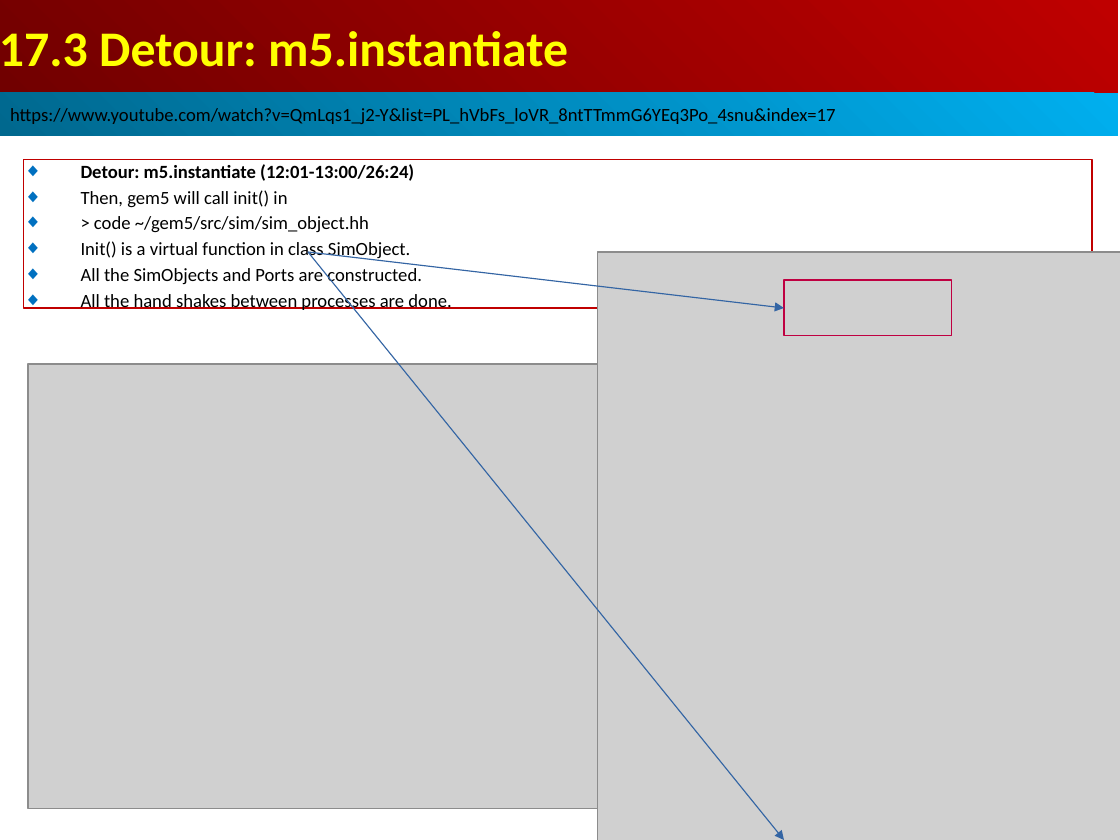
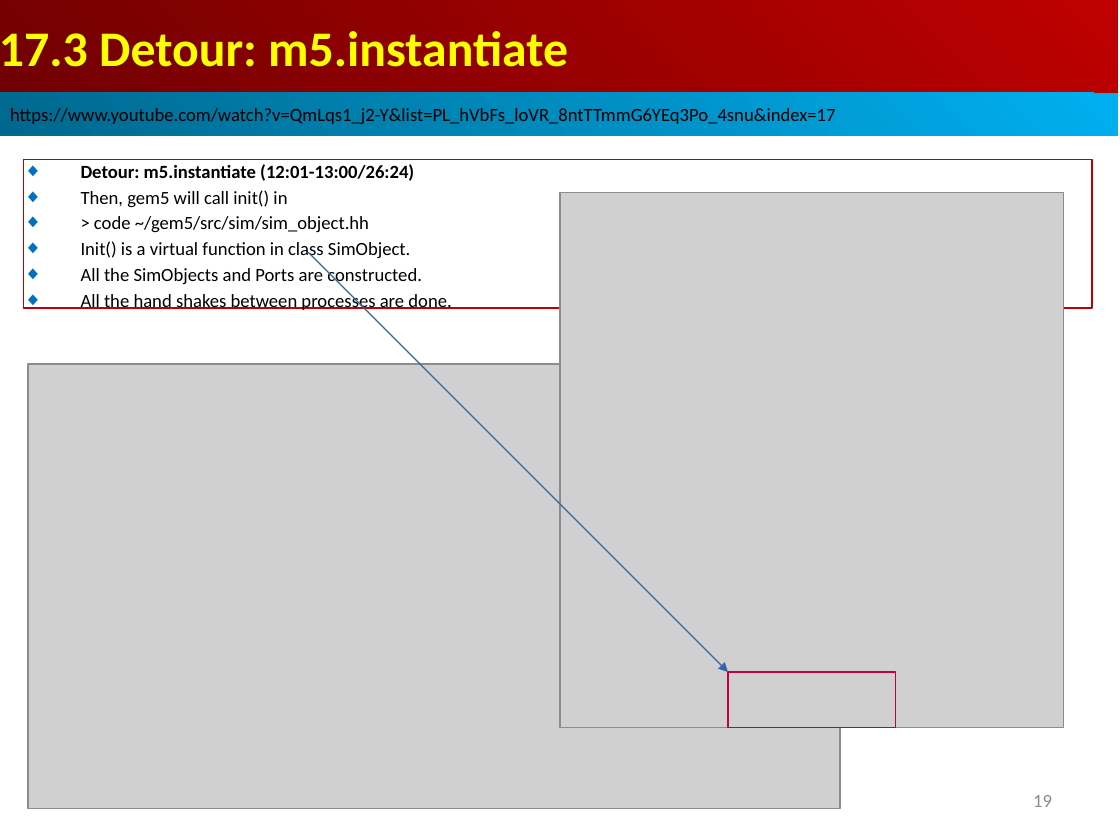
Before and after one commit to peterhchen/AIU_CS850_Gem5_McPAT, a slide deck: slide 19 of 050_Gem5/017.SimObj_02/000_Video/017.SimObj_02.ppt. Drawn at 1120x840 pixels with LibreOffice and Linux fonts; fonts in the diff are those of the drawing; grey boxes stand for pictures. Boxes give left, top, right and bottom in pixels: in the first picture for what was removed or moved away, otherwise in the second. Text is boxed around its words. In the diff, an @@ line names an element or a change of style, - is before the commit and + after.

```diff
--- a/050_Gem5/017.SimObj_02/000_Video/017.SimObj_02.ppt
+++ b/050_Gem5/017.SimObj_02/000_Video/017.SimObj_02.ppt
@@ picture: place and size @@
-picture at [598, 252, 1120, 840]
+picture at [560, 193, 1064, 728]
@@ arrow moved from (308, 252) - (784, 840) to (308, 252) - (728, 672) @@
@@ arrow removed from (308, 252) to (784, 308) @@
@@ rectangle: place and size @@
-rectangle at [784, 280, 952, 336]
+rectangle at [728, 672, 896, 728]
@@ page number added at [1033, 795, 1052, 807], 12 pt, text #8B8B8B @@
+19
```
Also in this commit, not shown: 1 other slide changed, 1 slide added.
